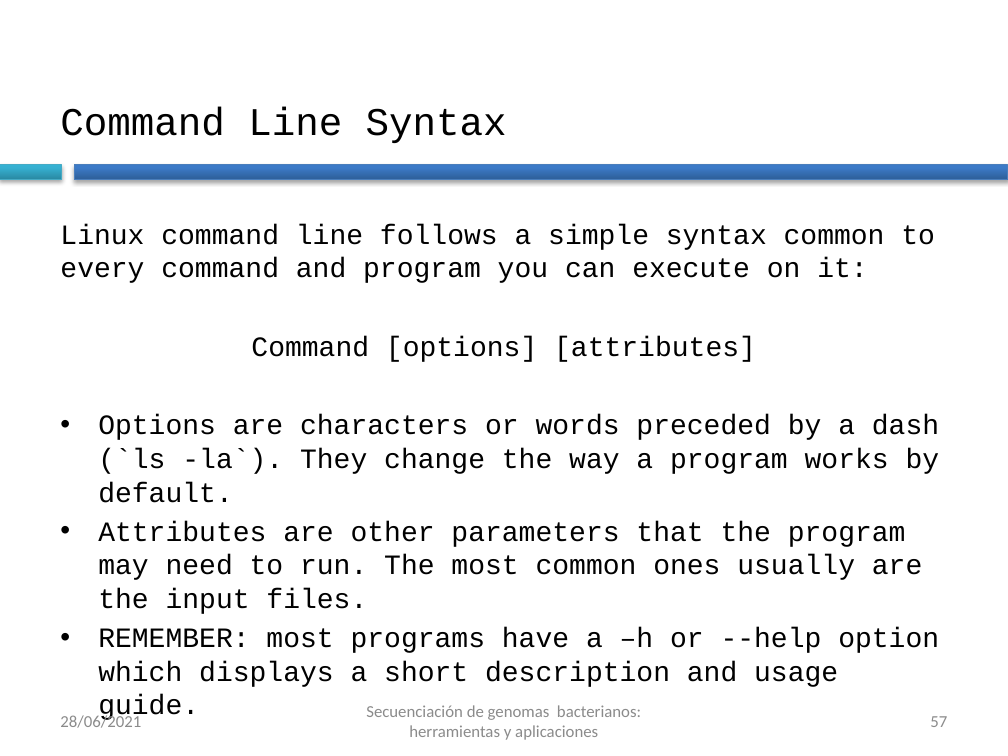
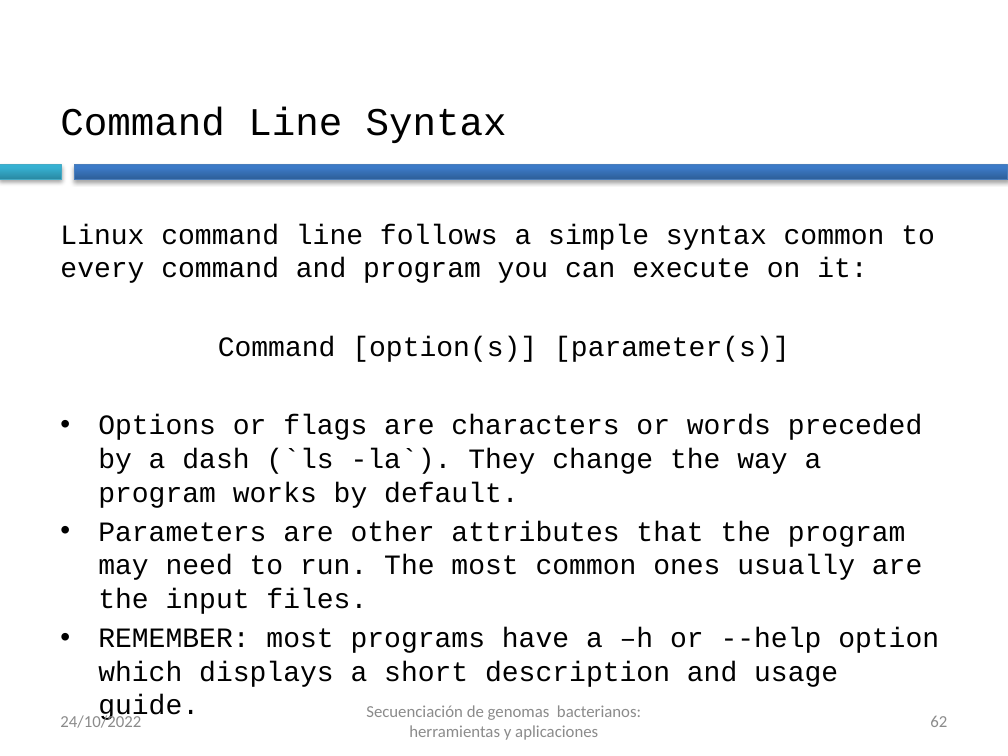
Before and after one commit to BU-ISCIII/curso_brotes_bacterianos_ngs, a slide deck: slide 62 of slides/talk2/curso_SeqGenBac_session1.2_linux.pptx (slide 57 before the commit). Drawn at 1008x756 pixels with LibreOffice and Linux fonts; fonts in the diff are those of the drawing; background and template pictures are left out. Boxes give left, top, right and bottom in pixels: in the first picture for what was removed or moved away, otherwise in the second. Text is boxed around its words. In the diff, an @@ line names an element or a change of style, - is before the commit and + after.

```diff
--- a/slides/talk2/curso_SeqGenBac_session1.2_linux.pptx
+++ b/slides/talk2/curso_SeqGenBac_session1.2_linux.pptx
@@ text at (98,336,923,614): text changed @@
-Command [options] [attributes]
-• Options are characters or words preceded by a dash (`ls -la`). They change the way a program works by default.
-• Attributes are other parameters that the program may need to run. The most common ones usually are the input files.
+Command [option(s)] [parameter(s)]
+• Options or flags are characters or words preceded by a dash (`ls -la`). They change the way a program works by default.
+• Parameters are other attributes that the program may need to run. The most common ones usually are the input files.
@@ text at (60,714,141,728): text changed @@
-28/06/2021
+24/10/2022
@@ page number at (930,716,947,727): text changed @@
-57
+62
```
Also in this commit, not shown: 57 other slides changed, 5 slides added, 1 other file.
